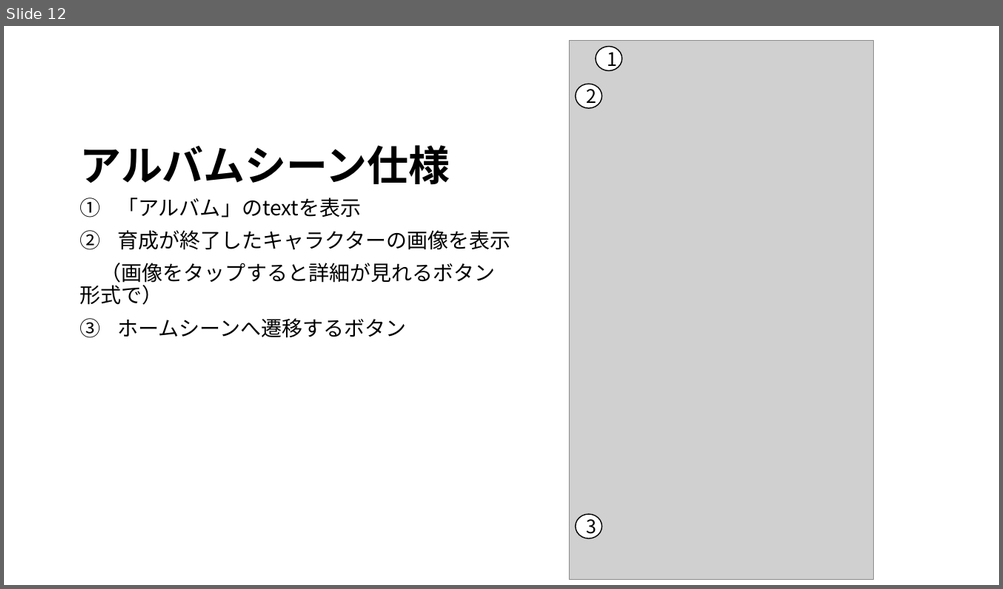
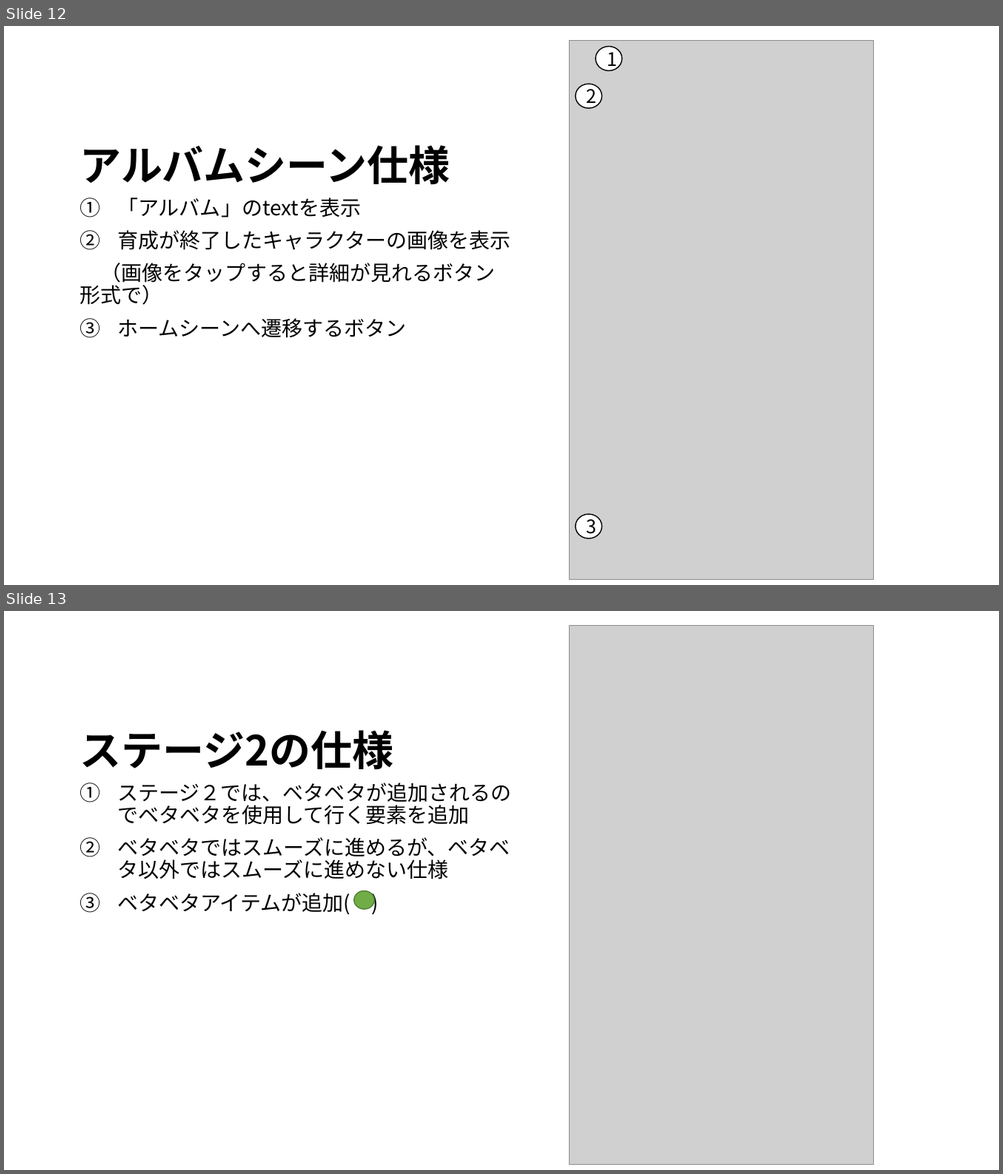
Before and after one commit to JJC-Game/StarChildren, a slide deck: Etc/仕様書/siyousho.pptx. Shown one above the other, each under a label of ours: slide 12 before the commit, slides 12 and 13 after it. The pictures are 1003x589 and 1003x1174 pixels, drawn with LibreOffice and Linux fonts; fonts in the diff are those of the drawing; grey boxes stand for pictures. Boxes give left, top, right and bottom in pixels: in the first picture for what was removed or moved away, otherwise in the second. Text is boxed around its words. In the diff, an @@ line names an element or a change of style, - is before the commit and + after.

Commit message:
ステージ2とステージ3の仕様を追加しました。

```diff
--- a/Etc/仕様書/siyousho.pptx
+++ b/Etc/仕様書/siyousho.pptx
@@ slide 13 added at (4,611,999,1170), background #FFFFFF @@
@@ picture added at (569,625,874,1165) @@
@@ title added at (80,730,394,769), 40 pt, text #000000, bold @@
+ステージ2の仕様
@@ text added at (117,783,511,915), 20 pt, text #000000 @@
+1. ステージ２では、ベタベタが追加されるのでベタベタを使用して行く要素を追加
+2. ベタベタではスムーズに進めるが、ベタベタ以外ではスムーズに進めない仕様
+3. ベタベタアイテムが追加( )
@@ ellipse added at (354,891,374,909), fill #70AD47, outline #538035 1 pt @@
```
Also in this commit, not shown: 1 other slide added.
